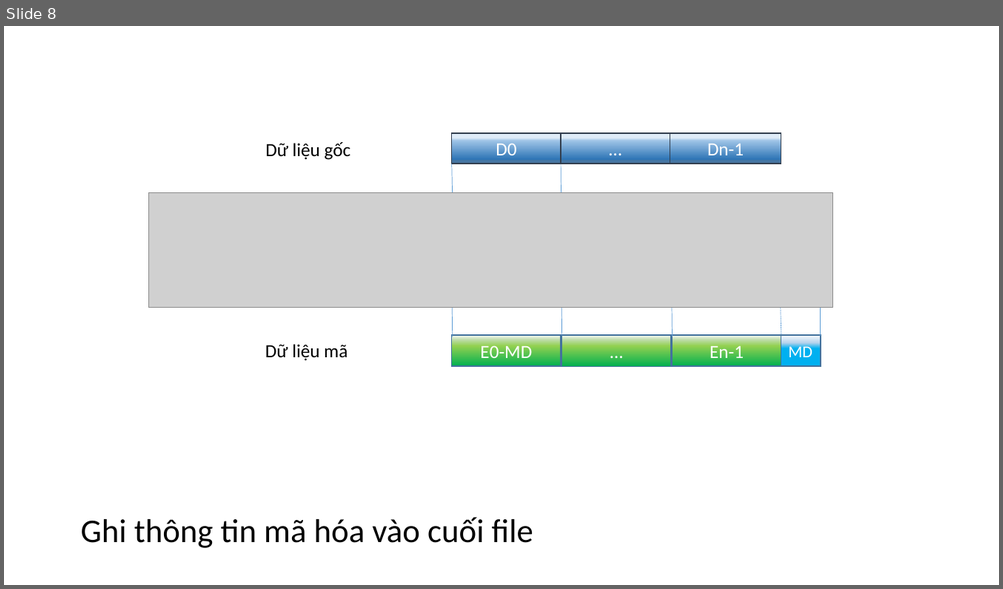
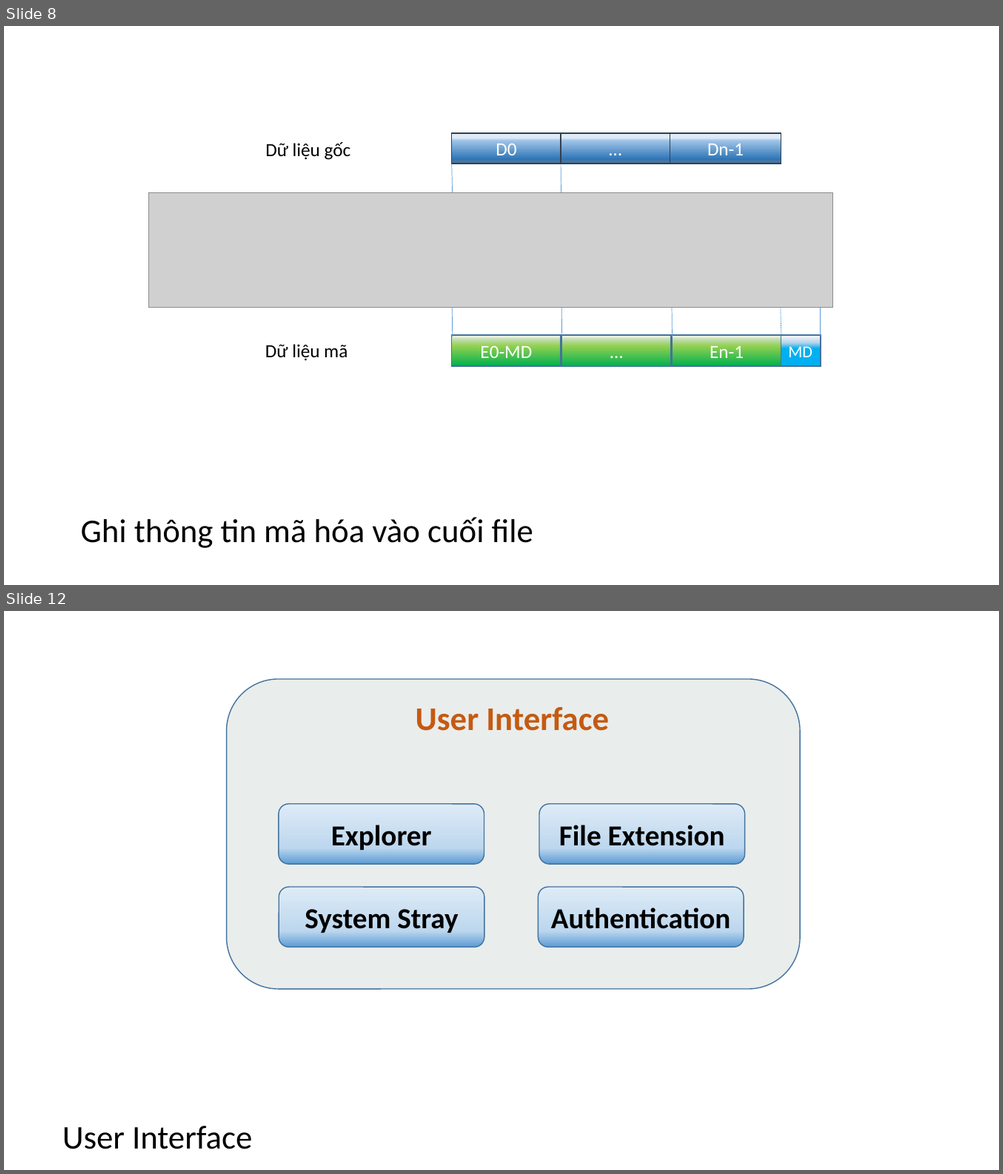
Before and after one commit to dotrungduchd/LUANVAN, a slide deck: Document/SODO.pptx. Shown one above the other, each under a label of ours: slide 8 before the commit, slides 8 and 12 after it; the slides between them are not shown. The pictures are 1003x589 and 1003x1174 pixels, drawn with LibreOffice and Linux fonts; fonts in the diff are those of the drawing; grey boxes stand for pictures. Boxes give left, top, right and bottom in pixels: in the first picture for what was removed or moved away, otherwise in the second. Text is boxed around its words. In the diff, an @@ line names an element or a change of style, - is before the commit and + after.

```diff
--- a/Document/SODO.pptx
+++ b/Document/SODO.pptx
@@ slide 12 added at (x1=4, y1=611, x2=999, y2=1170), background #FFFFFF @@
@@ rounded rectangle added at (x1=226, y1=679, x2=800, y2=989), fill #E9EDEC, outline #43739E 1 pt @@
@@ text added at (x1=415, y1=707, x2=609, y2=731), 32 pt, text #C55A11, bold @@
+User Interface
@@ rounded rectangle added at (x1=279, y1=804, x2=484, y2=865), fill gradient #DEEBF7 to #BDD7EE to #5B9BD5, outline #43739E 1 pt, 28 pt, text #000000, bold @@
+Explorer
@@ rounded rectangle added at (x1=539, y1=804, x2=744, y2=865), fill gradient #DEEBF7 to #BDD7EE to #5B9BD5, outline #43739E 1 pt, 28 pt, text #000000, bold @@
+File Extension
@@ rounded rectangle added at (x1=279, y1=887, x2=484, y2=948), fill gradient #DEEBF7 to #BDD7EE to #5B9BD5, outline #43739E 1 pt, 28 pt, text #000000, bold @@
+System Stray
@@ rounded rectangle added at (x1=538, y1=887, x2=743, y2=948), fill gradient #DEEBF7 to #BDD7EE to #5B9BD5, outline #43739E 1 pt, 28 pt, text #000000, bold @@
+Authentication
@@ text added at (x1=62, y1=1126, x2=252, y2=1150), 32 pt, text #000000 @@
+User Interface
```
Also in this commit, not shown: 1 slide changed, 3 other slides added, 1 other file.
